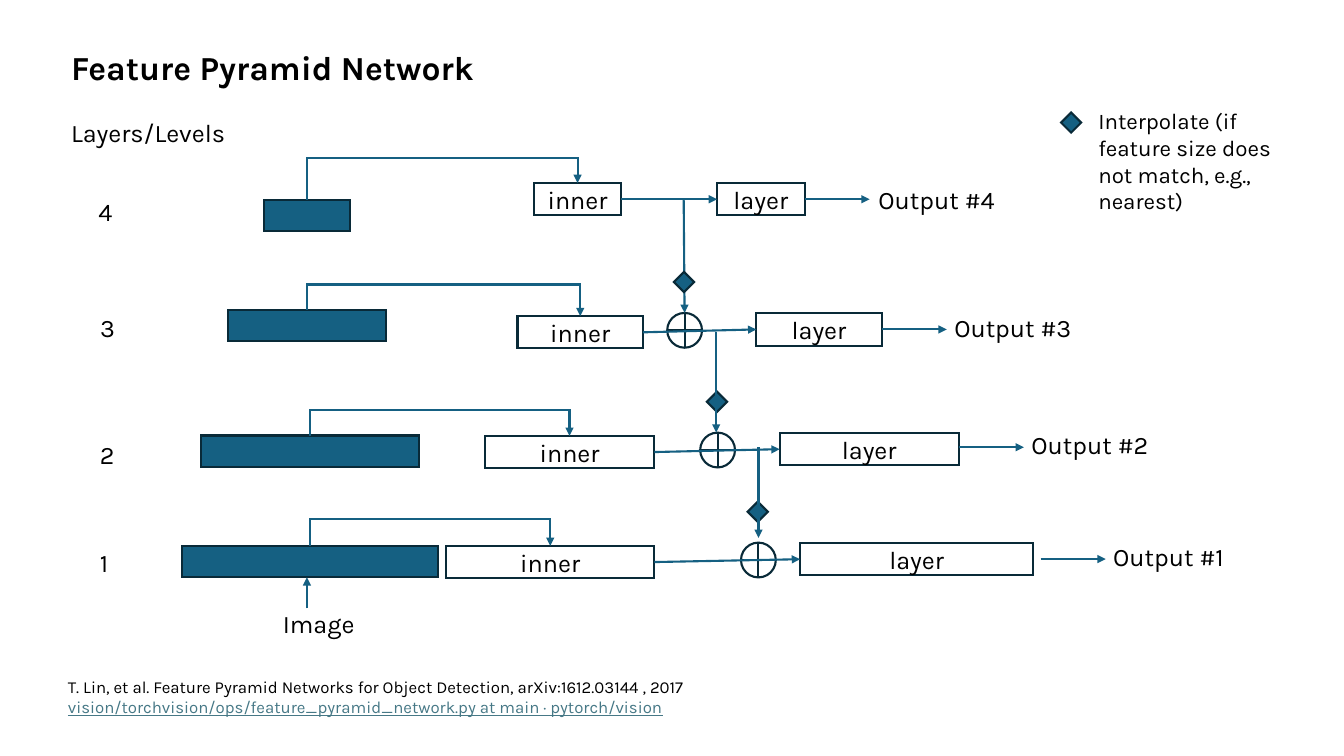
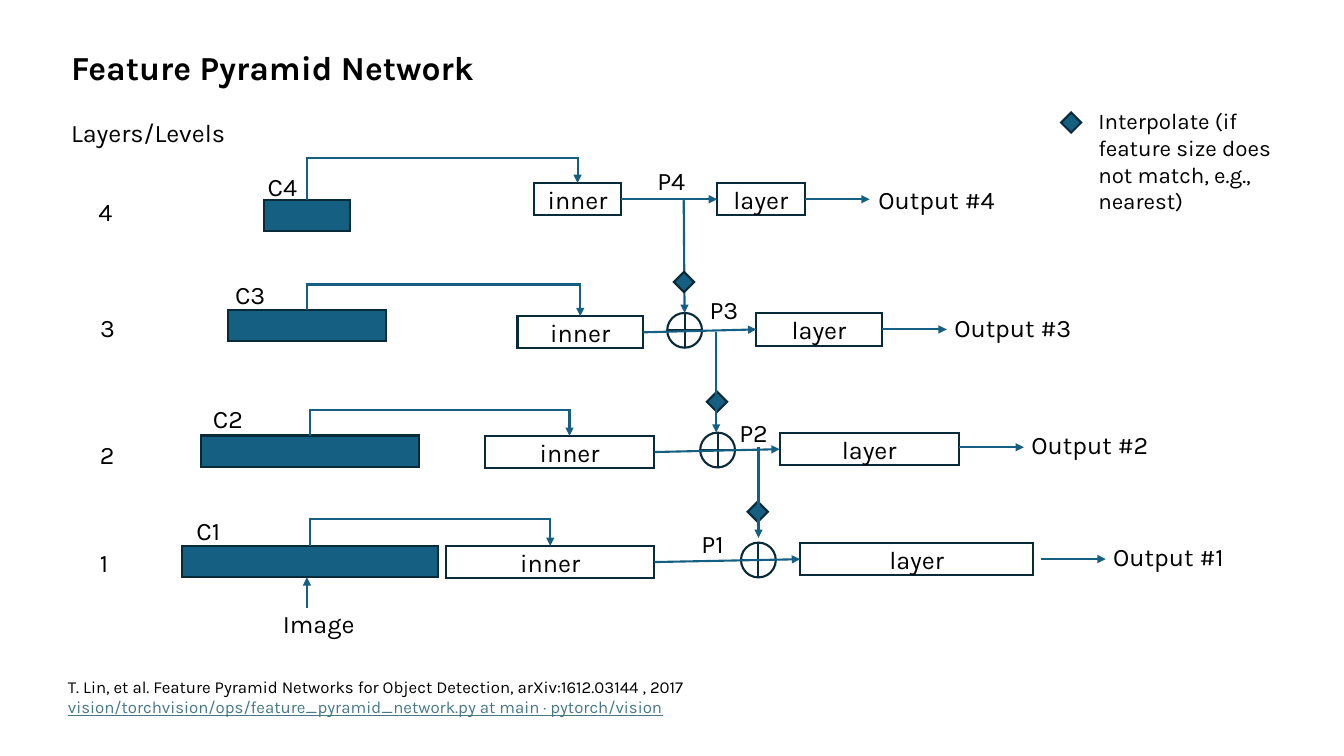
Before and after one commit to s-reaungamornrat/video_processing, a slide deck: slide 1 of mask_rcnn/doc/networks.pptx. Drawn at 1344x756 pixels with LibreOffice and Linux fonts; fonts in the diff are those of the drawing. Boxes give left, top, right and bottom in pixels: in the first picture for what was removed or moved away, otherwise in the second. Text is boxed around its words. In the diff, an @@ line names an element or a change of style, - is before the commit and + after.

```diff
--- a/mask_rcnn/doc/networks.pptx
+++ b/mask_rcnn/doc/networks.pptx
@@ text added at <box>657,174,685,190</box>, 18 pt, text #000000 @@
+P4
@@ text added at <box>268,180,298,202</box>, 18 pt, text #000000 @@
+C4
@@ text added at <box>235,288,265,311</box>, 18 pt, text #000000 @@
+C3
@@ text added at <box>710,303,739,320</box>, 18 pt, text #000000 @@
+P3
@@ text added at <box>213,412,243,435</box>, 18 pt, text #000000 @@
+C2
@@ text added at <box>739,426,768,449</box>, 18 pt, text #000000 @@
+P2
@@ text added at <box>196,524,220,547</box>, 18 pt, text #000000 @@
+C1
@@ text added at <box>701,537,723,560</box>, 18 pt, text #000000 @@
+P1
```
Also in this commit, not shown: 5 slides added, 12 other files.
